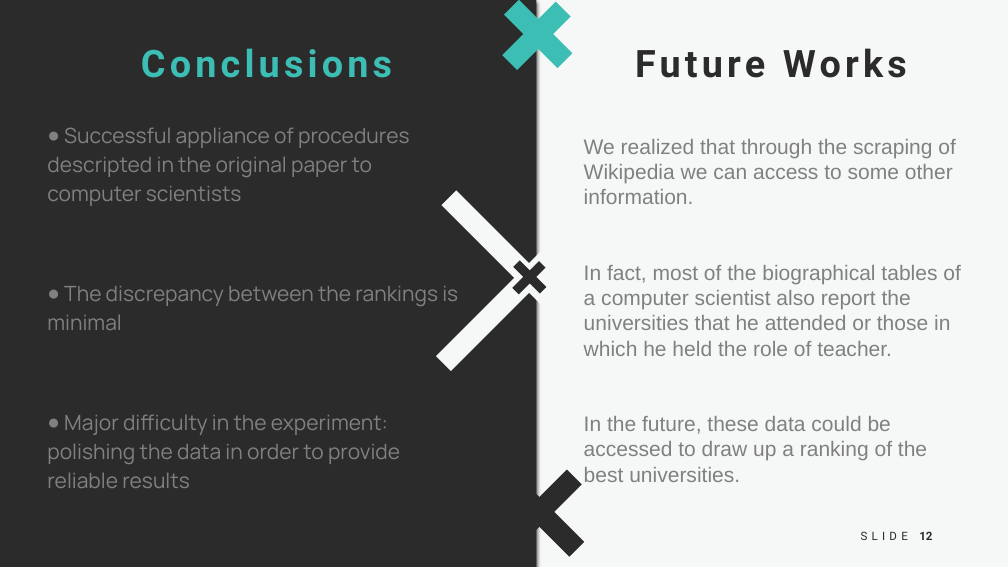
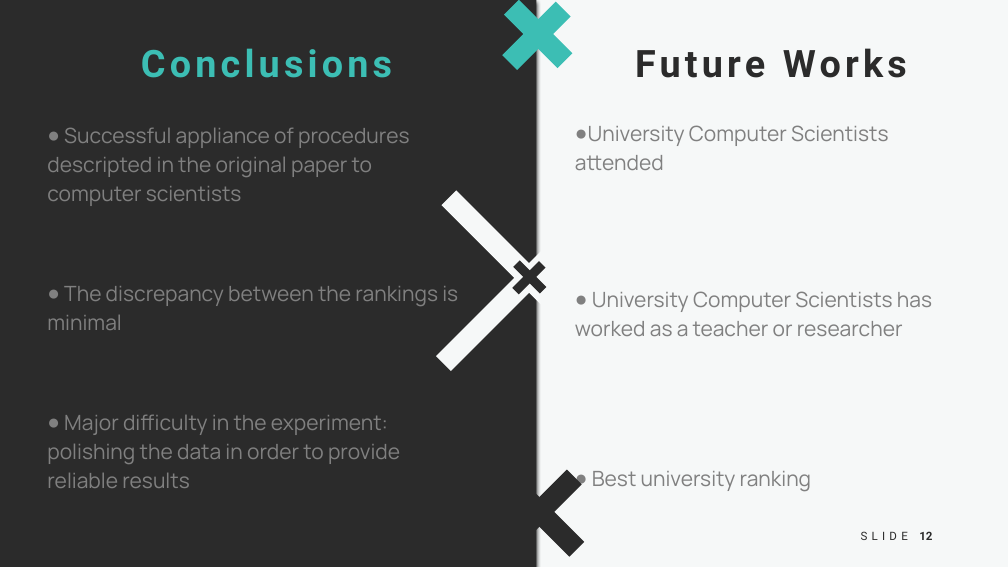
Before and after one commit to LucaTomei/Computer_Scientists, a slide deck: slide 13 of Report/Computer_Scientist_Retrieval.pptx. Drawn at 1008x567 pixels with LibreOffice and Linux fonts; fonts in the diff are those of the drawing. Boxes give left, top, right and bottom in pixels: in the first picture for what was removed or moved away, otherwise in the second. Text is boxed around its words. In the diff, an @@ line names an element or a change of style, - is before the commit and + after.

```diff
--- a/Report/Computer_Scientist_Retrieval.pptx
+++ b/Report/Computer_Scientist_Retrieval.pptx
@@ text at box(575, 125, 932, 491): text changed; font Arial to Manrope @@
-We realized that through the scraping of Wikipedia we can access to some other information.
-In fact, most of the biographical tables of a computer scientist also report the universities that he attended or those in which he held the role of teacher.
-In the future, these data could be accessed to draw up a ranking of the best universities.
+● University Computer Scientists attended
+● University Computer Scientists has worked as a teacher or researcher
+● Best university ranking
```
Also in this commit, not shown: 1 other slide changed, 1 slide added, 2 other files.
